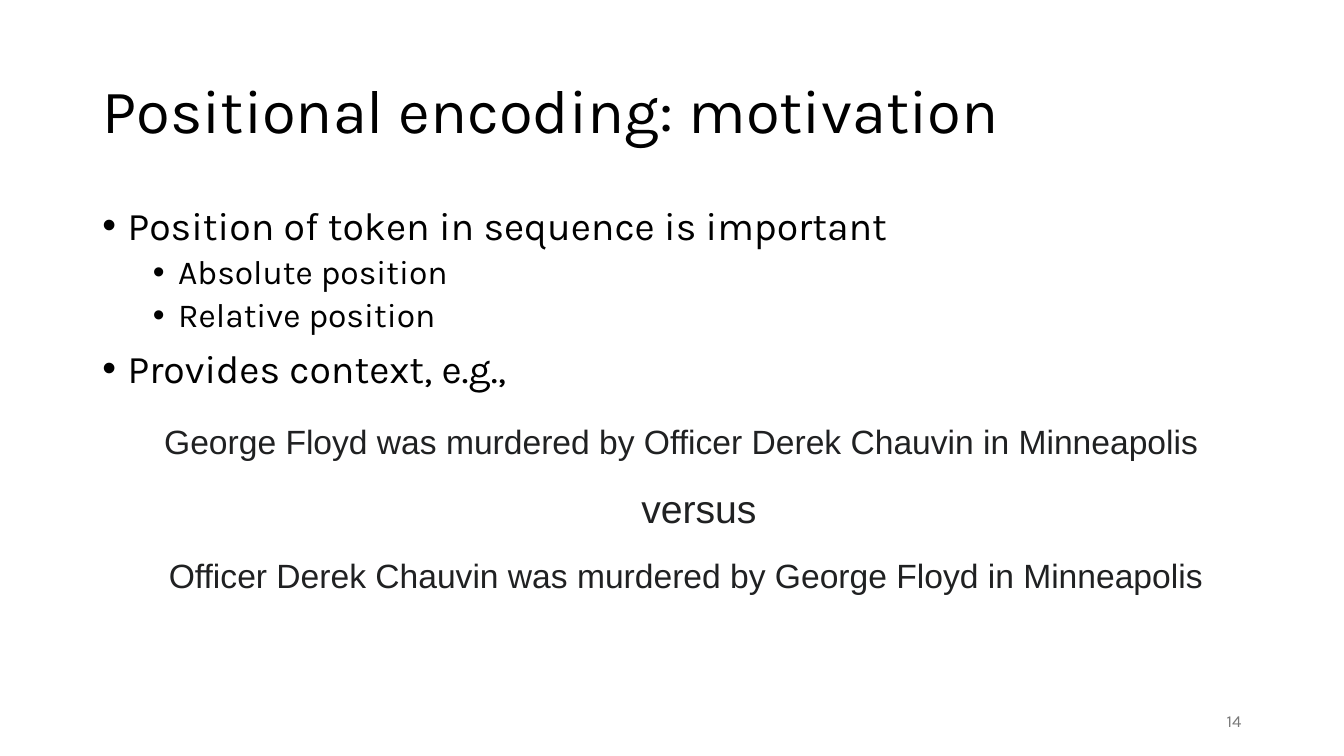
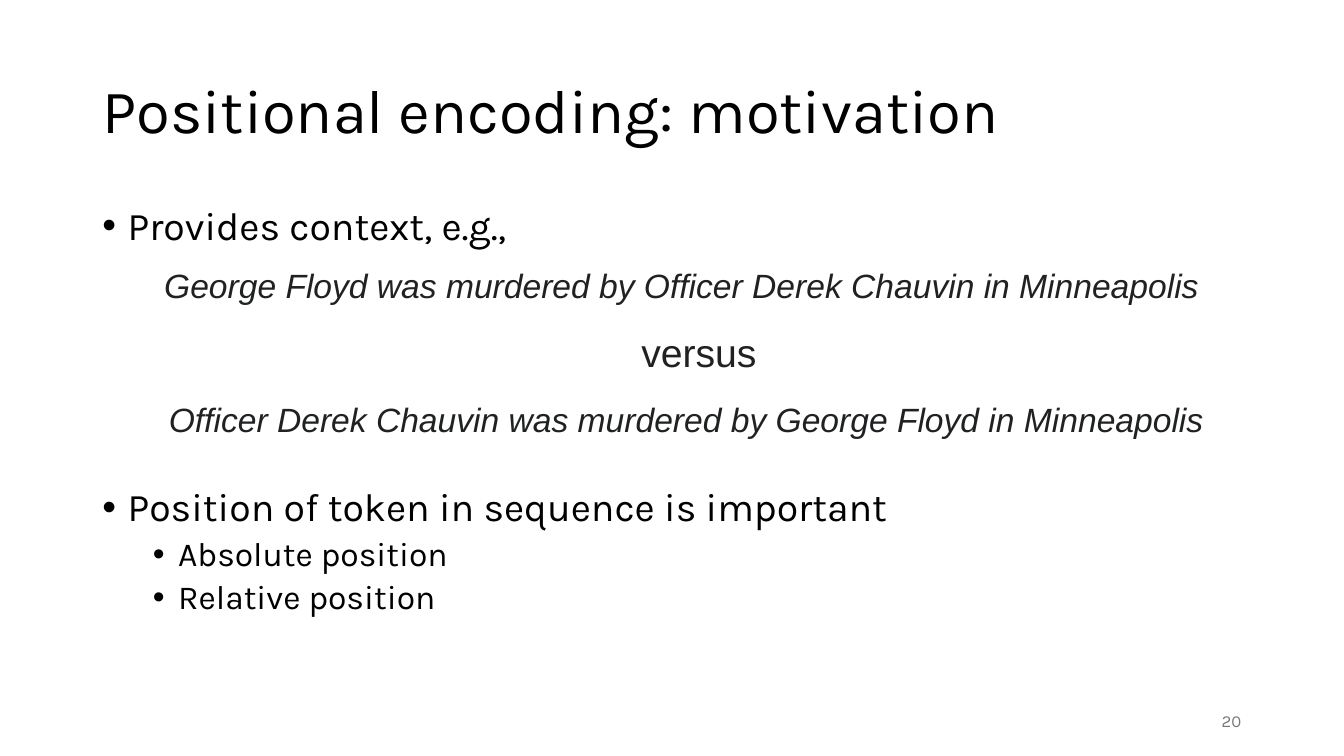
Before and after one commit to gjbex/Deploying-LLMs-locally, a slide deck: slide 20 of local_LLMs.pptx (slide 14 before the commit). Drawn at 1344x756 pixels with LibreOffice and Linux fonts; fonts in the diff are those of the drawing. Boxes give left, top, right and bottom in pixels: in the first picture for what was removed or moved away, otherwise in the second. Text is boxed around its words. In the diff, an @@ line names an element or a change of style, - is before the commit and + after.

Commit message:
Add LLM slides

```diff
--- a/local_LLMs.pptx
+++ b/local_LLMs.pptx
@@ text at <box>128,213,506,250</box>: paragraph added @@
+• Provides context, e.g.,
@@ text "George Floyd was murdered by ..." at <box>164,273,1198,305</box>: italic on @@
@@ 3 texts: place and size @@
-3 texts at <box>164,429,1202,595</box>
+3 texts at <box>164,273,1203,439</box>
@@ text at <box>128,356,506,393</box>: paragraph removed @@
-• Provides context, e.g.,
@@ text "Officer Derek Chauvin was murdered ..." at <box>169,407,1203,439</box>: italic on @@
@@ page number at <box>1222,716,1242,727</box>: text changed @@
-14
+20
```
Also in this commit, not shown: 3 other slides changed, 34 slides added, 1 slide removed.
